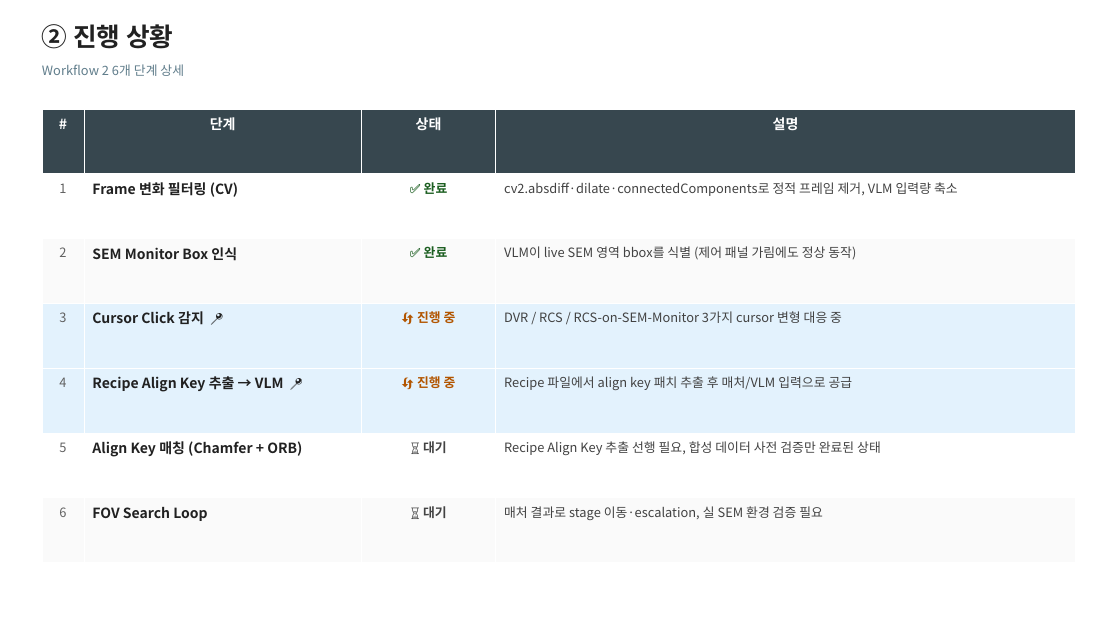
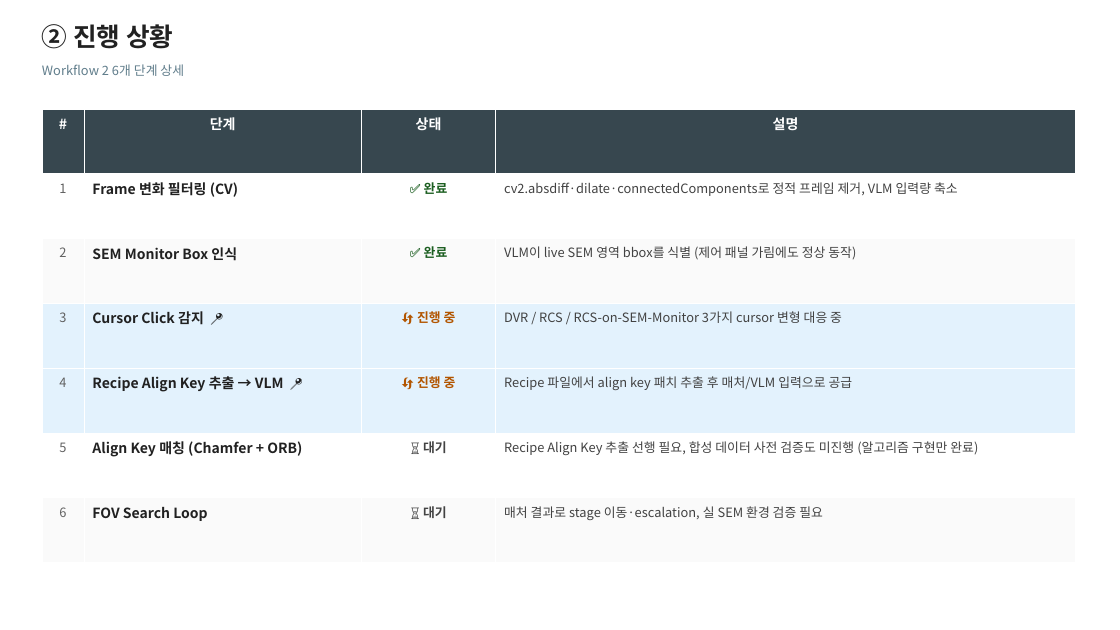
Before and after one commit to DarrenKoi/auto_recipe_creator, a slide deck: slide 3 of poc/workflow_2/docs/workflow_2_status_report.pptx. Drawn at 1120x630 pixels with LibreOffice and Linux fonts; fonts in the diff are those of the drawing. Boxes give left, top, right and bottom in pixels: in the first picture for what was removed or moved away, otherwise in the second. Text is boxed around its words. In the diff, an @@ line names an element or a change of style, - is before the commit and + after.

```diff
--- a/poc/workflow_2/docs/workflow_2_status_report.pptx
+++ b/poc/workflow_2/docs/workflow_2_status_report.pptx
@@ table at (42,109,1075,563) @@
-row 6, column 4: Recipe Align Key 추출 선행 필요, 합성 데이터 사전 검증만 완료된 상태
+row 6, column 4: Recipe Align Key 추출 선행 필요, 합성 데이터 사전 검증도 미진행 (알고리즘 구현만 완료)
```
Also in this commit, not shown: 2 other slides changed, 2 other files.
